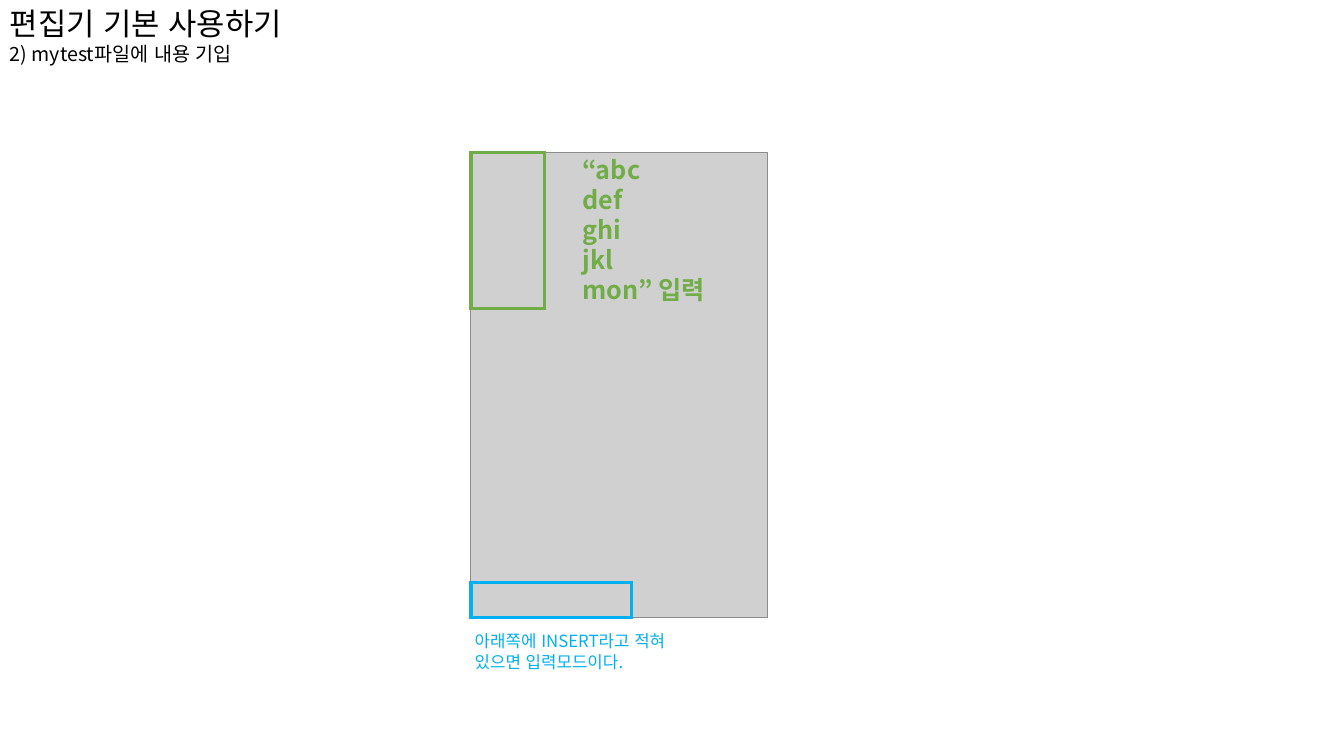
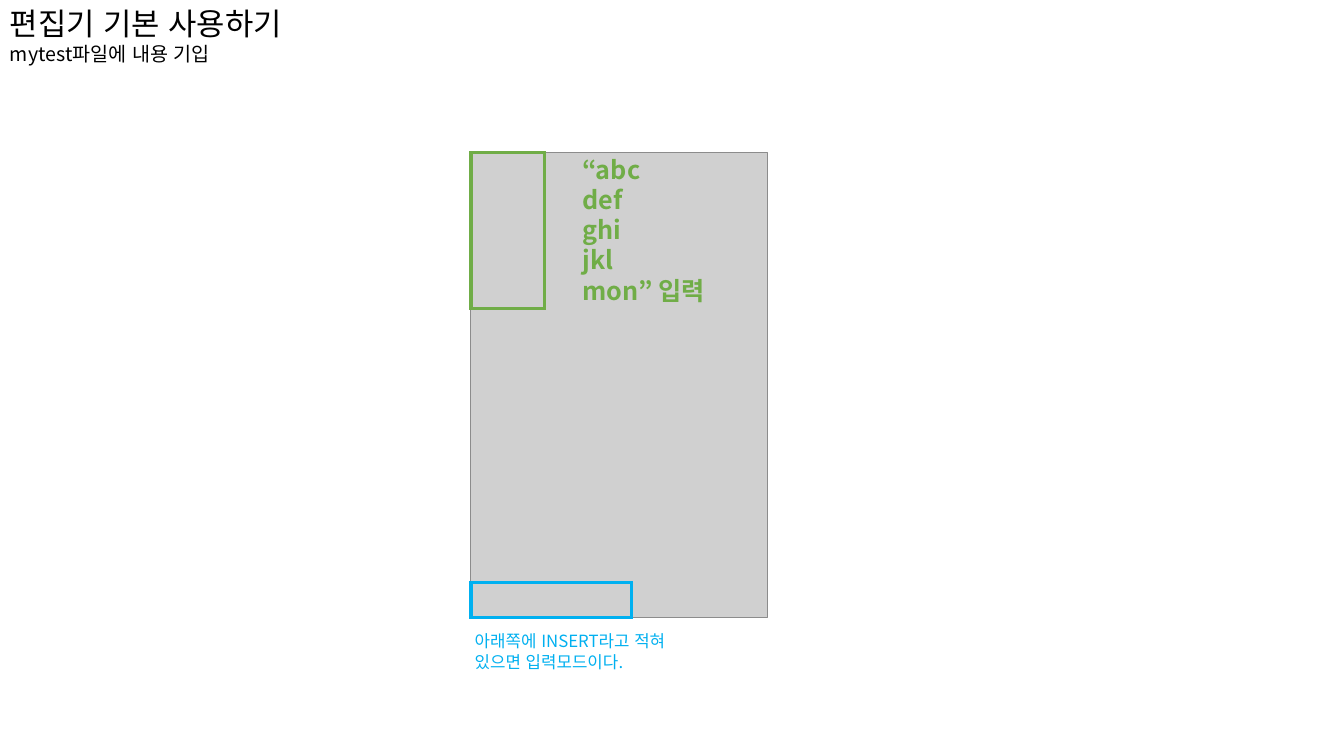
Before and after one commit to limmiseon/Linux, a slide deck: slide 2 of 리눅스 6강.pptx. Drawn at 1344x756 pixels with LibreOffice and Linux fonts; fonts in the diff are those of the drawing; grey boxes stand for pictures. Boxes give left, top, right and bottom in pixels: in the first picture for what was removed or moved away, otherwise in the second. Text is boxed around its words. In the diff, an @@ line names an element or a change of style, - is before the commit and + after.

```diff
--- a/리눅스 6강.pptx
+++ b/리눅스 6강.pptx
@@ text at box(10, 44, 210, 66): text changed @@
-2) mytest파일에 내용 기입
+mytest파일에 내용 기입
```
Also in this commit, not shown: 3 other slides changed, 35 slides added, 22 slides removed.
